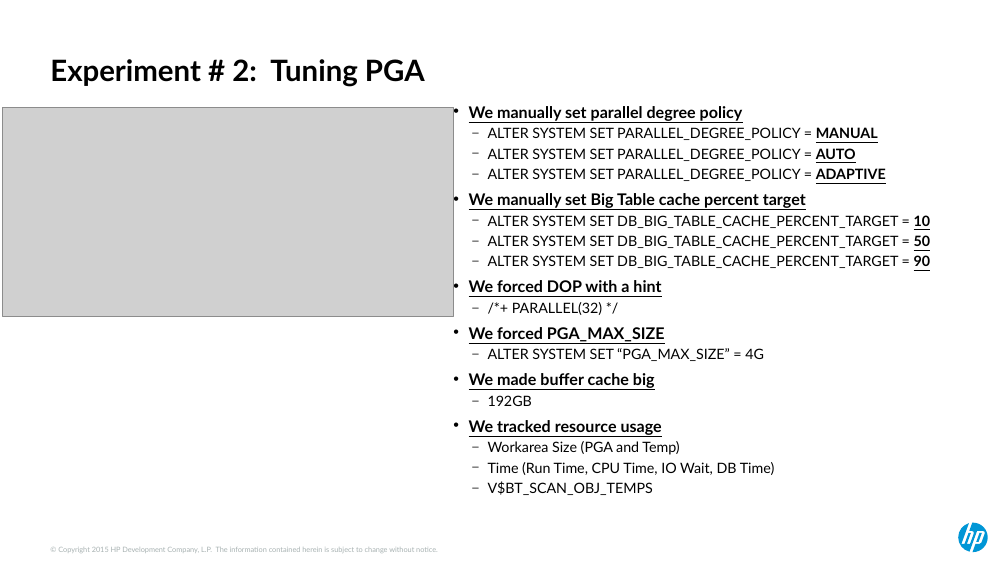
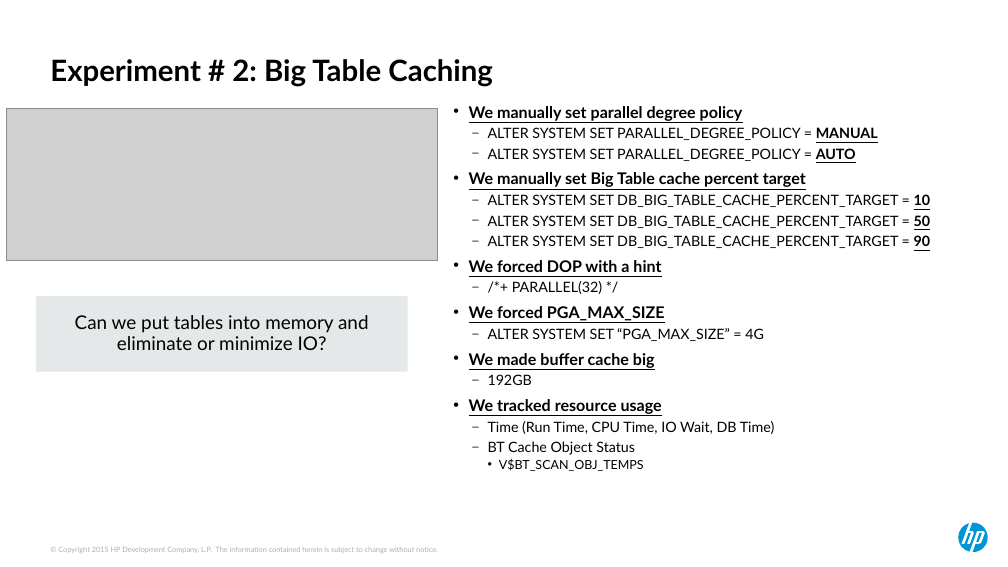
Before and after one commit to ndesilets/Group-13-HP-Big-Data-Analytics, a slide deck: slide 16 of Power Point Files/hotsos_2017 (kirbys inputs).pptx (slide 13 before the commit). Drawn at 1008x567 pixels with LibreOffice and Linux fonts; fonts in the diff are those of the drawing; grey boxes stand for pictures. Boxes give left, top, right and bottom in pixels: in the first picture for what was removed or moved away, otherwise in the second. Text is boxed around its words. In the diff, an @@ line names an element or a change of style, - is before the commit and + after.

```diff
--- a/Power Point Files/hotsos_2017 (kirbys inputs).pptx
+++ b/Power Point Files/hotsos_2017 (kirbys inputs).pptx
@@ title at [50,59,493,87]: text changed @@
-Experiment # 2: Tuning PGA
+Experiment # 2: Big Table Caching
@@ picture: place and size @@
-picture at [3,107,454,316]
+picture at [6,109,437,260]
@@ text at [488,168,886,181]: paragraph removed @@
-  – ALTER SYSTEM SET PARALLEL_DEGREE_POLICY = ADAPTIVE
@@ rectangle added at [36,296,408,372], fill #E5E8E8, 18 pt, text #000000 @@
+Can we put tables into memory and eliminate or minimize IO?
@@ text at [488,441,679,455]: paragraph removed @@
-  – Workarea Size (PGA and Temp)
@@ text at [488,441,635,455]: paragraph added @@
+  – BT Cache Object Status
@@ text at [499,459,644,471]: size 13.6 to 11.9 pt in "V$BT_SCAN_OBJ_TEMPS"; bullet – to •; list level 2 to 3 in "V$BT_SCAN_OBJ_TEMPS" @@
```
Also in this commit, not shown: 9 other slides changed, 10 slides added, 2 slides removed, 4 other files.
